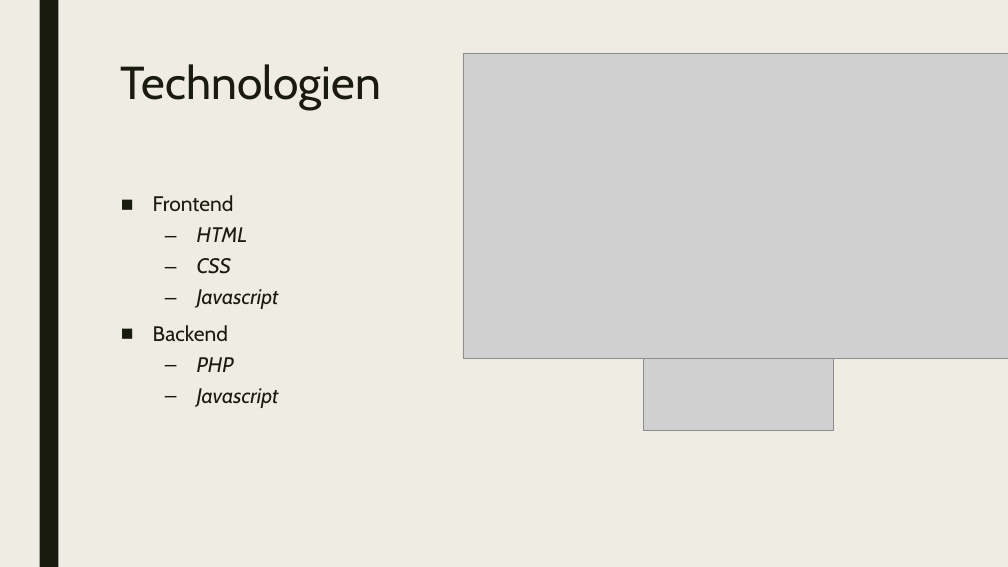
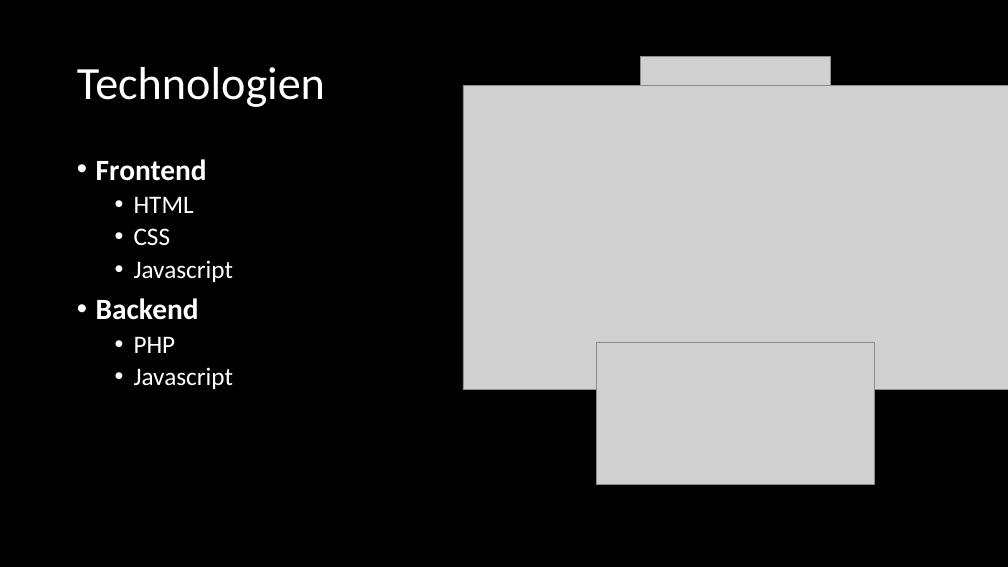
Before and after one commit to pfarrhoferphilip/Stadt-Land-Vollpfosten-Online, a slide deck: slide 7 of Dokumentation/Präsentation.pptx (slide 6 before the commit). Drawn at 1008x567 pixels with LibreOffice and Linux fonts; fonts in the diff are those of the drawing; grey boxes stand for pictures. Boxes give left, top, right and bottom in pixels: in the first picture for what was removed or moved away, otherwise in the second. Text is boxed around its words. In the diff, an @@ line names an element or a change of style, - is before the commit and + after.

```diff
--- a/Dokumentation/Präsentation.pptx
+++ b/Dokumentation/Präsentation.pptx
@@ background #EFEDE3 to #000000 @@
@@ rectangle removed at bbox=[39, 0, 58, 567] @@
@@ title "Technologien": place and size @@
-title "Technologien" at bbox=[121, 64, 381, 110]
+title "Technologien" at bbox=[77, 67, 325, 107]
@@ title "Technologien" at bbox=[77, 67, 325, 107]: font Cabin to Calibri, text colour #191B0E to #FFFFFF; line spacing 0.89 to 0.9; vertical alignment top to middle @@
@@ picture: place and size @@
-picture at bbox=[644, 329, 834, 430]
+picture at bbox=[640, 56, 831, 157]
@@ picture: place and size @@
-picture at bbox=[463, 54, 1008, 358]
+picture at bbox=[463, 85, 1008, 390]
@@ text "Frontend": place and size @@
-text "Frontend" at bbox=[153, 195, 279, 408]
+text "Frontend" at bbox=[96, 159, 233, 389]
@@ text "Frontend" at bbox=[96, 159, 233, 389]: size 20 to 28 pt, bold on in "Frontend", "Backend"; font Cabin to Calibri, text colour #191B0E to #FFFFFF; size 20 to 24 pt, italic off in "HTML", "CSS", "Javascript", "PHP" and 1 more places; bullet ■ to •; line spacing 0.94 to 0.9; less space between paragraphs; bullet – to • @@
@@ picture added at bbox=[597, 343, 874, 485] @@
```
Also in this commit, not shown: 5 other slides changed, 3 slides added, 1 slide removed, 2 other files.
